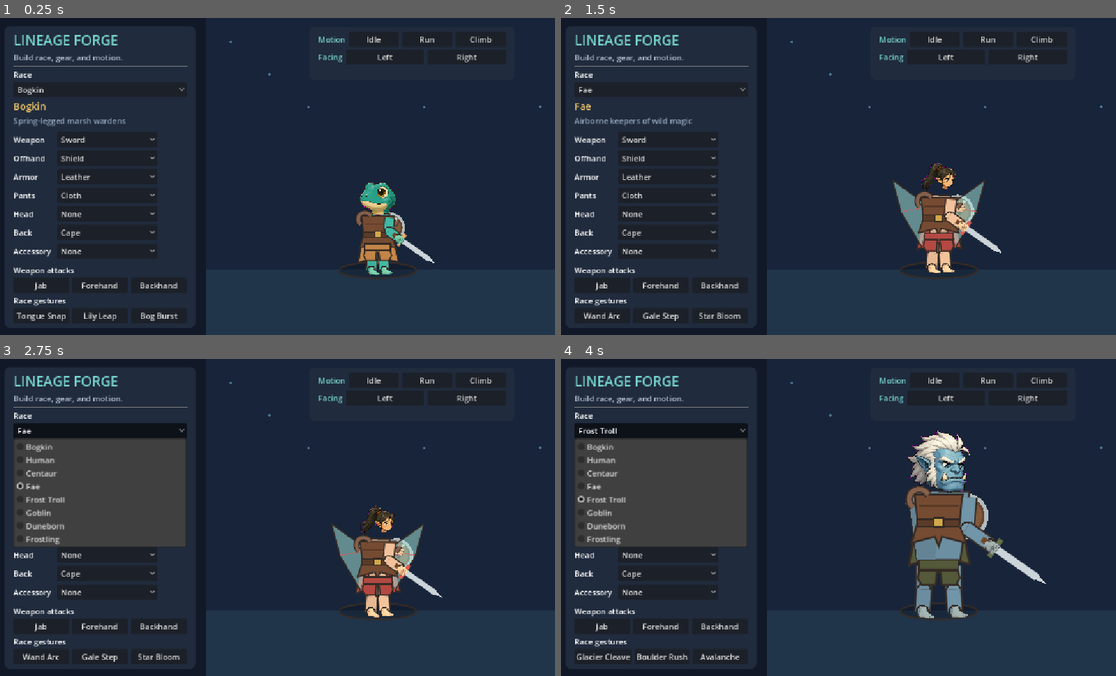
Above: before the commit, frames 1-4 (two rows, left to right).
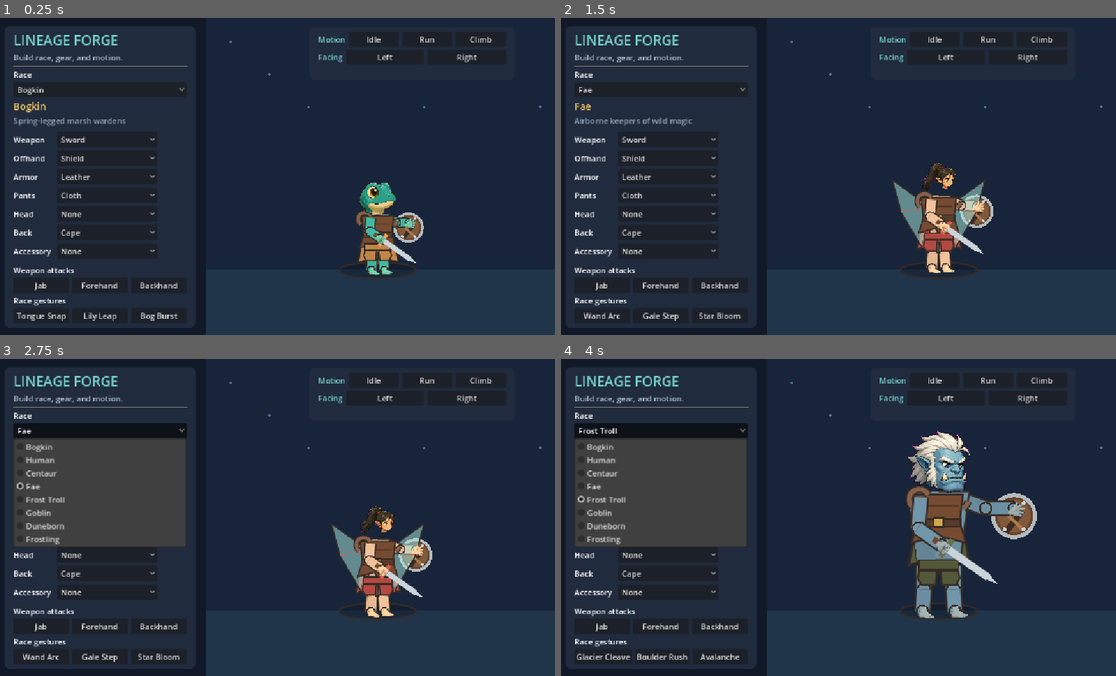
Above: after the commit, the same moments.

Repository: DibranMulder/CharacterBuilder
Game: Godot game, scene res://main.tscn
The game is run twice, just before and just after one commit, with the same random seed, the same clock (stepped at 60 frames per second) and the same inputs.
Inputs:
- Up to frame 1 (0.25 s): no input
- Up to frame 2 (1.5 s): click "Bogkin" at 0.5 s; click "Sword" at 1.25 s
- Up to frame 3 (2.75 s): click "Fae" at 2 s
- Up to frame 4 (4 s): click "Shield" at 2.75 s; click "Frost Troll" at 3.5 s

The runs differ from the first frame. In frame 1, 1.3% of the frame differs, in the area x 64-79%, y 51-78%; in frame 2, 1.2%; in frame 3, 1.2%; in frame 4, 2.8%, in the area x 62-88%, y 42-71%.

Commit message:
Correct sprite facing and shoulder staging

Diff:
--- a/src/base_anatomy_visual.gd
+++ b/src/base_anatomy_visual.gd
@@ -35,6 +35,11 @@
 	"foot": Rect2(980,335,300,255),
 	"hoof": Rect2(1380,320,230,280),
 }
+
+# Image generation followed the requested direction for every race except the
+# Bogkin. Keep that source-specific correction inside the atlas adapter so the
+# shared rig and facing interface remain uniform.
+const FLIPPED_FRONT_HEADS := {"bogkin": true}
 
 var race_id := "human"
 var part_id := "head"
@@ -97,6 +102,7 @@
 	atlas.atlas = source
 	atlas.region = region
 	_sprite.texture = atlas
+	_sprite.flip_h = part_id == "head" and not back_view and FLIPPED_FRONT_HEADS.get(race_id,false)
 	var fit := minf(target_size.x / region.size.x, target_size.y / region.size.y)
 	_sprite.scale = Vector2.ONE * fit
 	_sprite.position = _part_offset()
--- a/src/modular_character.gd
+++ b/src/modular_character.gd
@@ -255,9 +255,13 @@
 
 	var upper_arm_length := float(_profile.arm) * 0.52
 	var forearm_length := float(_profile.arm) - upper_arm_length
-	_part(torso, "left_arm", "limb", Vector2(16,upper_arm_length), skin.darkened(.07), Vector2(-torso_size.x*.48,8), -3)
+	# Three-quarter staging: anatomical right appears on screen-left while facing
+	# right. The full-rig mirror naturally reverses this when facing left. Keep
+	# the roots nearer the torso center so the bent weapon hand can still cross
+	# into its established screen-right resting guard.
+	_part(torso, "left_arm", "limb", Vector2(16,upper_arm_length), skin.darkened(.07), Vector2(torso_size.x*.28,8), -3)
 	_part(_bones.left_arm, "left_forearm", "limb", Vector2(15,forearm_length), skin.darkened(.04), Vector2(0,upper_arm_length), -3)
-	_part(torso, "right_arm", "limb", Vector2(16,upper_arm_length), skin, Vector2(torso_size.x*.48,8), 3)
+	_part(torso, "right_arm", "limb", Vector2(16,upper_arm_length), skin, Vector2(-torso_size.x*.28,8), 3)
 	_part(_bones.right_arm, "right_forearm", "limb", Vector2(15,forearm_length), skin, Vector2(0,upper_arm_length), 3)
 	_base_sprite(_bones.left_forearm,"LeftHandSprite","hand_open",Vector2(25,23),Vector2(0,forearm_length),7,90.0)
 	_base_sprite(_bones.right_forearm,"RightHandSprite","hand_grip",Vector2(24,22),Vector2(0,forearm_length),7,90.0)
--- /dev/null
+++ b/tests/bogkin_facing_regression.gd
@@ -0,0 +1,19 @@
+extends SceneTree
+
+const Avatar := preload("res://src/modular_character.gd")
+
+
+func _initialize() -> void:
+	var avatar: ModularCharacter = Avatar.new()
+	root.add_child(avatar)
+	avatar.configure("bogkin",avatar.loadout)
+	var head_sprite: Sprite2D = avatar.get_node("Rig/Hip/torso/head/HeadSprite/Sprite")
+	assert(head_sprite.flip_h, "Bogkin source head must be corrected from left-facing to anatomical right")
+
+	avatar.set_facing(&"right")
+	assert(avatar.get_node("Rig").scale.x > 0.0, "Bogkin right-facing rig was mirrored")
+	avatar.set_facing(&"left")
+	assert(avatar.get_node("Rig").scale.x < 0.0, "Bogkin left-facing rig was not mirrored")
+
+	print("PASS: Bogkin head follows the shared left/right rig orientation")
+	quit()
--- a/tests/weapon_rig_regression.gd
+++ b/tests/weapon_rig_regression.gd
@@ -21,12 +21,26 @@
 	var right_forearm: Node2D = right_arm.get_node("right_forearm")
 	var left_arm: Node2D = avatar.get_node("Rig/Hip/torso/left_arm")
 	var left_forearm: Node2D = left_arm.get_node("left_forearm")
+	var torso: Node2D = avatar.get_node("Rig/Hip/torso")
 	var weapon: GearVisual = right_forearm.get_node("Weapon")
 	var shield: GearVisual = left_forearm.get_node("Offhand")
 	var hand_position := weapon.global_position
 	var sword_tip := weapon.to_global(weapon.reach_endpoint())
 	var shoulder_position := right_arm.global_position
 	var rest_weapon_vector := sword_tip - hand_position
+
+	if right_arm.global_position.x >= torso.global_position.x:
+		_fail("right-facing anatomical right shoulder must be drawn on screen-left")
+	if left_arm.global_position.x <= torso.global_position.x:
+		_fail("right-facing anatomical left shoulder must be drawn on screen-right")
+	avatar.set_facing(&"left")
+	right_arm.force_update_transform(); left_arm.force_update_transform(); torso.force_update_transform()
+	if right_arm.global_position.x <= torso.global_position.x:
+		_fail("left-facing anatomical right shoulder must be drawn on screen-right")
+	if left_arm.global_position.x >= torso.global_position.x:
+		_fail("left-facing anatomical left shoulder must be drawn on screen-left")
+	avatar.set_facing(&"right")
+	right_arm.force_update_transform(); left_arm.force_update_transform(); torso.force_update_transform()
 
 	if weapon.global_position.x <= avatar.global_position.x:
 		_fail("weapon must render on the screen-right hand")
